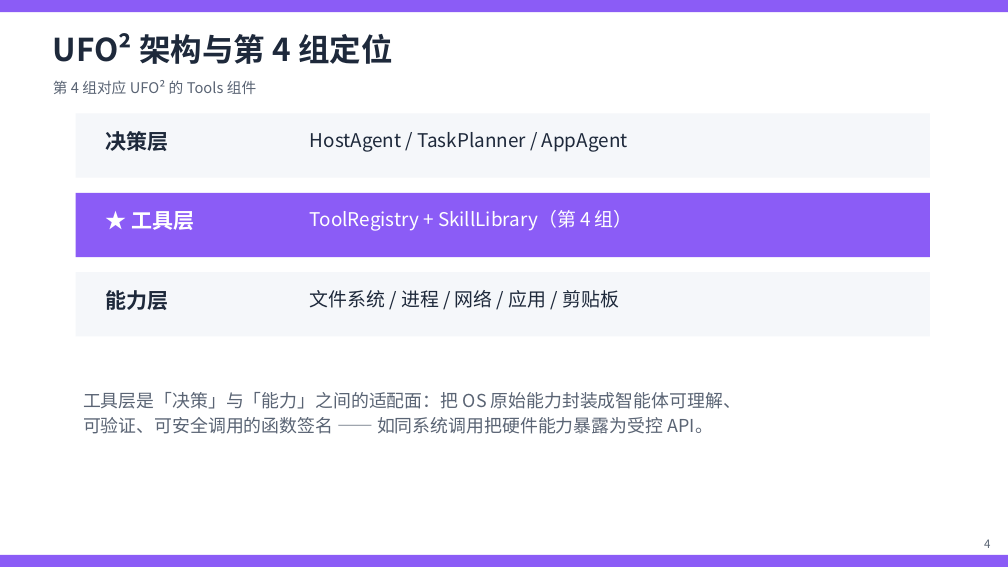
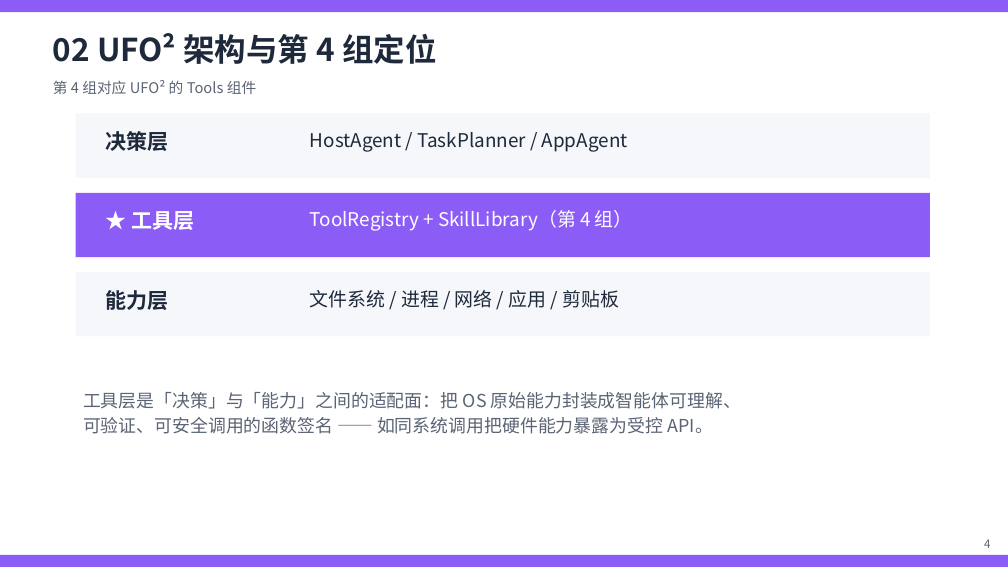
Before and after one commit to yurenhjh/miniyu, a slide deck: slide 5 of docs/第4组汇报PPT.pptx. Drawn at 1008x567 pixels with LibreOffice and Linux fonts; fonts in the diff are those of the drawing. Boxes give left, top, right and bottom in pixels: in the first picture for what was removed or moved away, otherwise in the second. Text is boxed around its words. In the diff, an @@ line names an element or a change of style, - is before the commit and + after.

```diff
--- a/docs/第4组汇报PPT.pptx
+++ b/docs/第4组汇报PPT.pptx
@@ text at (53,33,436,64): text changed @@
-UFO² 架构与第 4 组定位
+02 UFO² 架构与第 4 组定位
```
Also in this commit, not shown: 18 other slides changed, 2 slides added, 16 other files.
